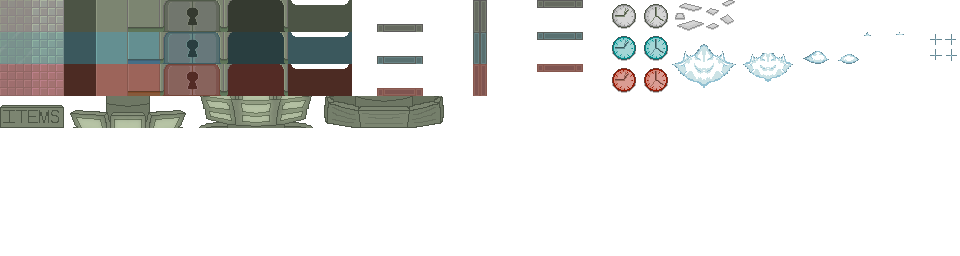
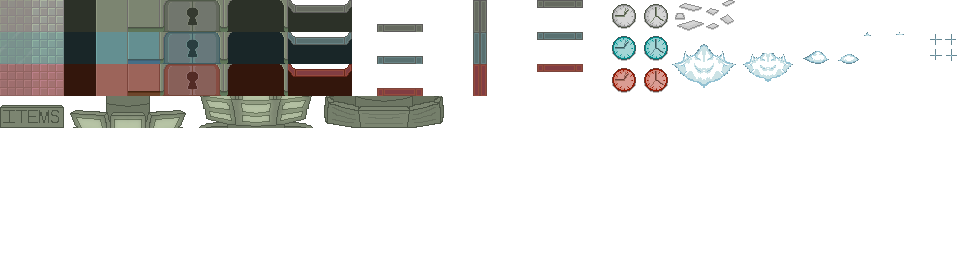
Revision of a layered (960, 256) image; what changed, layer by layer:
removed layer "All Tiles" over [0, 0, 583, 96]
added layer "Layer 9" above "Layer 8" over [288, 64, 352, 77]
added layer "Layer 8" above "Snow/Ice Reference" over [0, 0, 583, 96]
